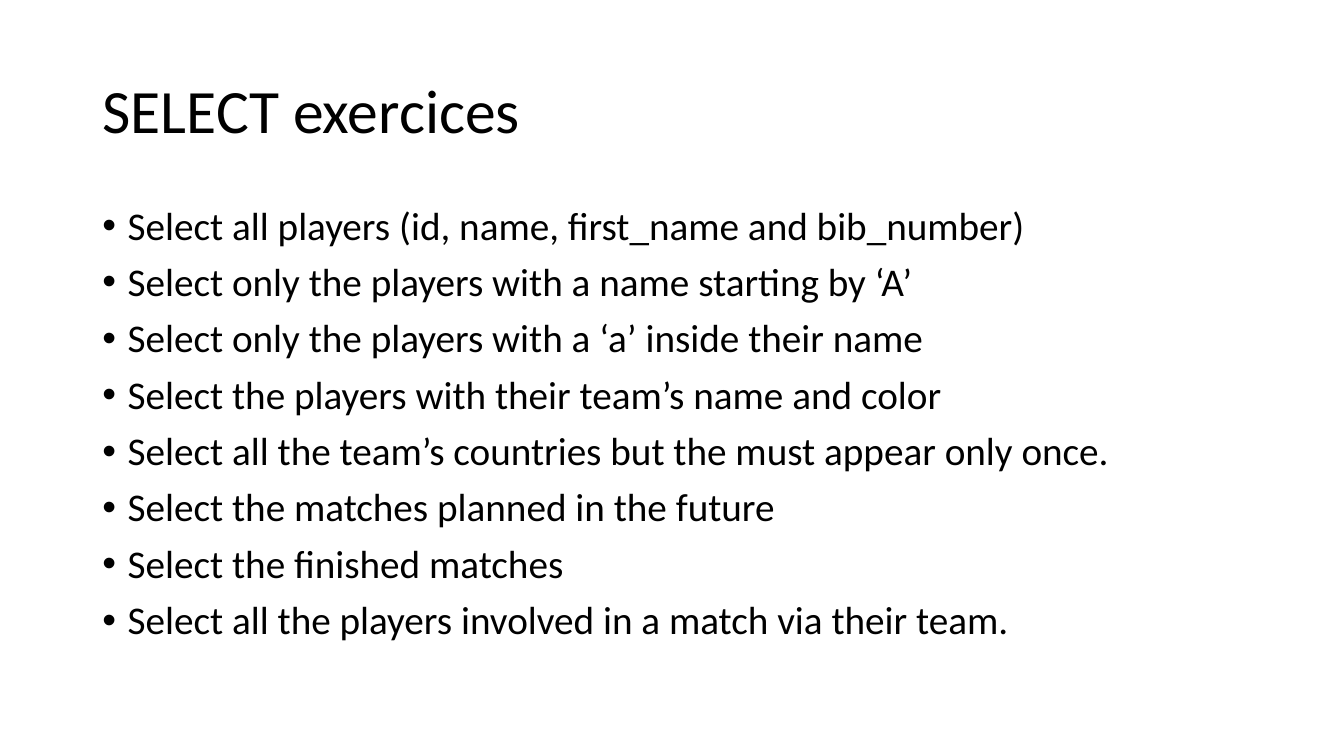
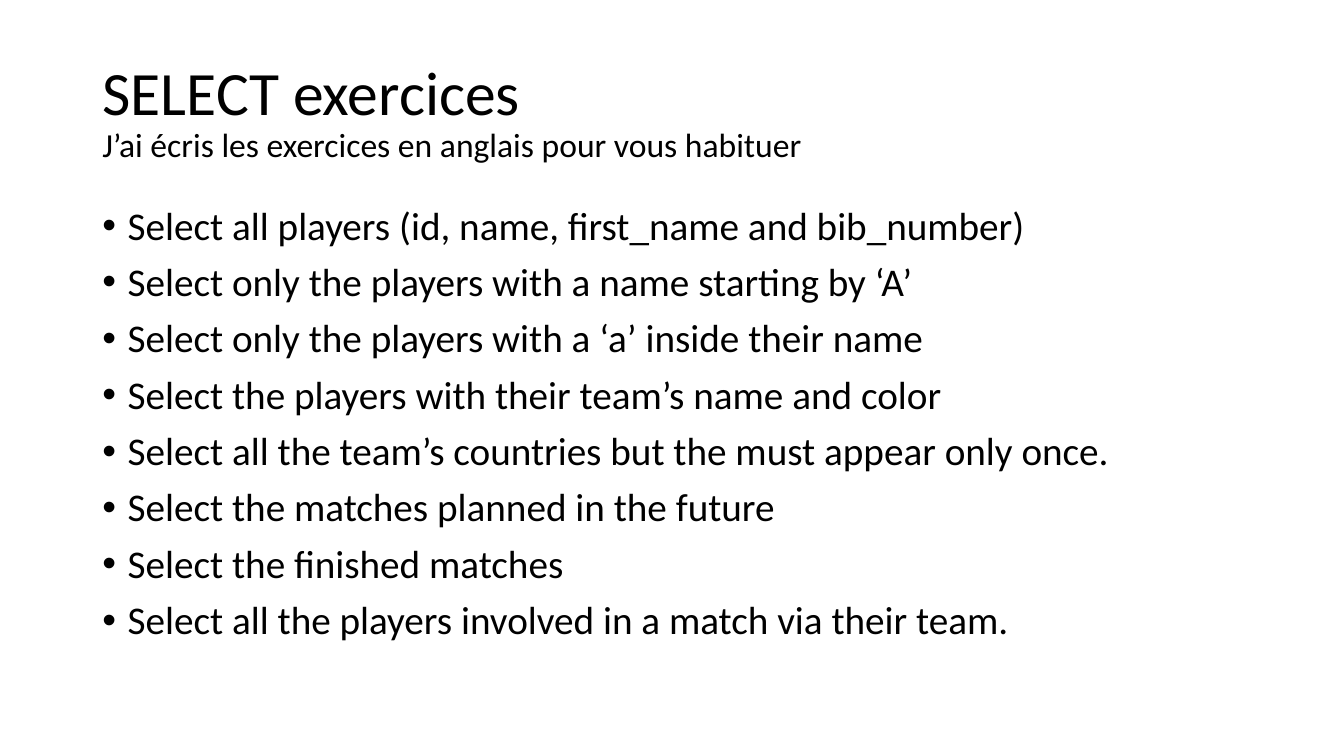
Before and after one commit to zeemil/ecoleit-1sql, a slide deck: slide 21 of Exercices SQL.pptx (slide 16 before the commit). Drawn at 1344x756 pixels with LibreOffice and Linux fonts; fonts in the diff are those of the drawing. Boxes give left, top, right and bottom in pixels: in the first picture for what was removed or moved away, otherwise in the second. Text is boxed around its words. In the diff, an @@ line names an element or a change of style, - is before the commit and + after.

Commit message:
Improve SQL theory and exercices

```diff
--- a/Exercices SQL.pptx
+++ b/Exercices SQL.pptx
@@ title at [102, 72, 801, 163]: text changed; size 44 to 24 pt @@
-SELECT exercices
+SELECT exercices
+J’ai écris les exercices en anglais pour vous habituer
```
Also in this commit, not shown: 1 other slide changed, 6 slides added, 1 other file.
